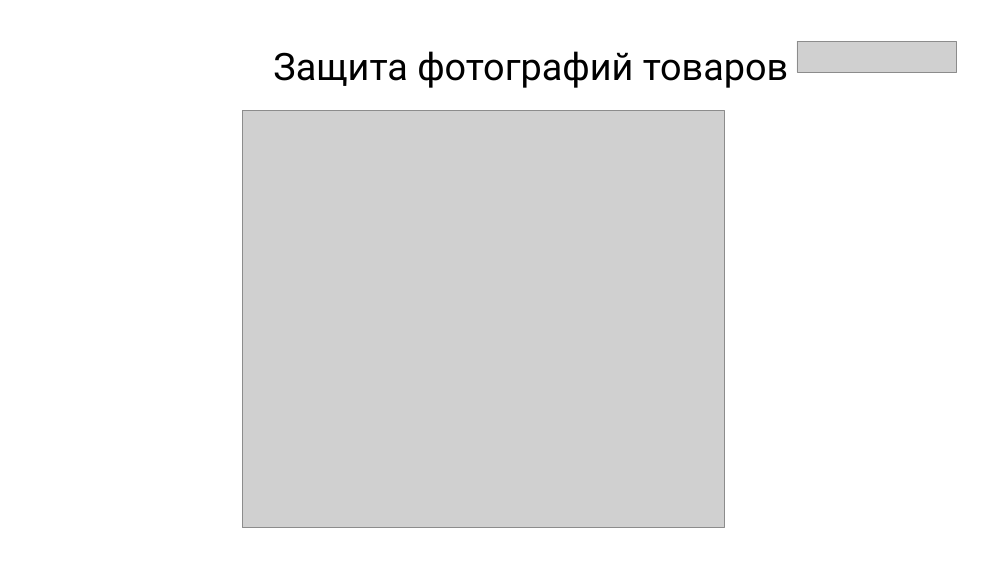
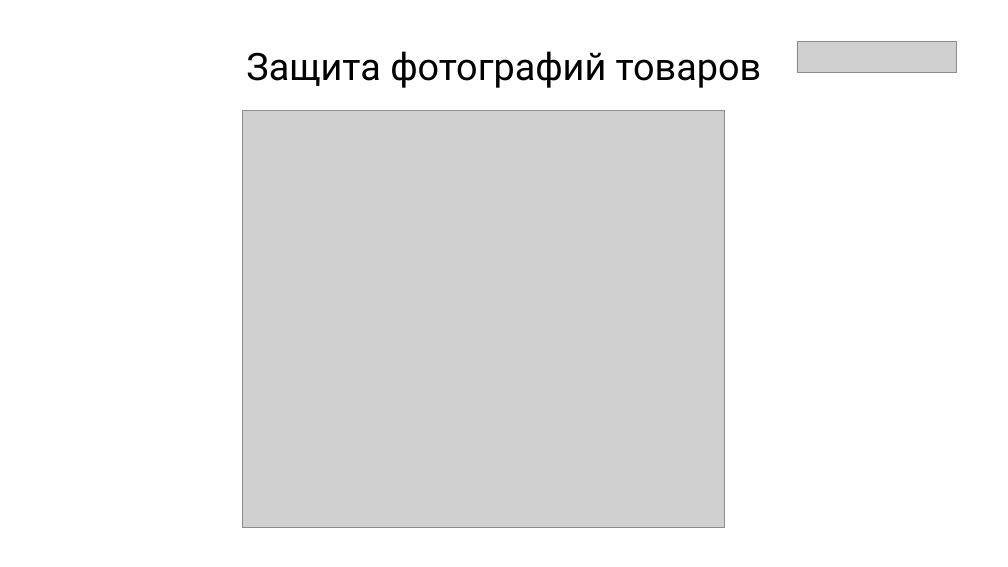
Before and after one commit to asikpro13/ProjectLyceym, a slide deck: slide 5 of Представление Мазурек Вадим.pptx. Drawn at 1008x567 pixels with LibreOffice and Linux fonts; fonts in the diff are those of the drawing; grey boxes stand for pictures. Boxes give left, top, right and bottom in pixels: in the first picture for what was removed or moved away, otherwise in the second. Text is boxed around its words. In the diff, an @@ line names an element or a change of style, - is before the commit and + after.

```diff
--- a/Представление Мазурек Вадим.pptx
+++ b/Представление Мазурек Вадим.pptx
@@ text "Защита фотографий товаров": place and size @@
-text "Защита фотографий товаров" at [273,51,788,88]
+text "Защита фотографий товаров" at [246,51,761,88]
@@ text "Защита фотографий товаров" at [246,51,761,88]: alignment left to centre @@
```
Also in this commit, not shown: 7 other slides changed.
